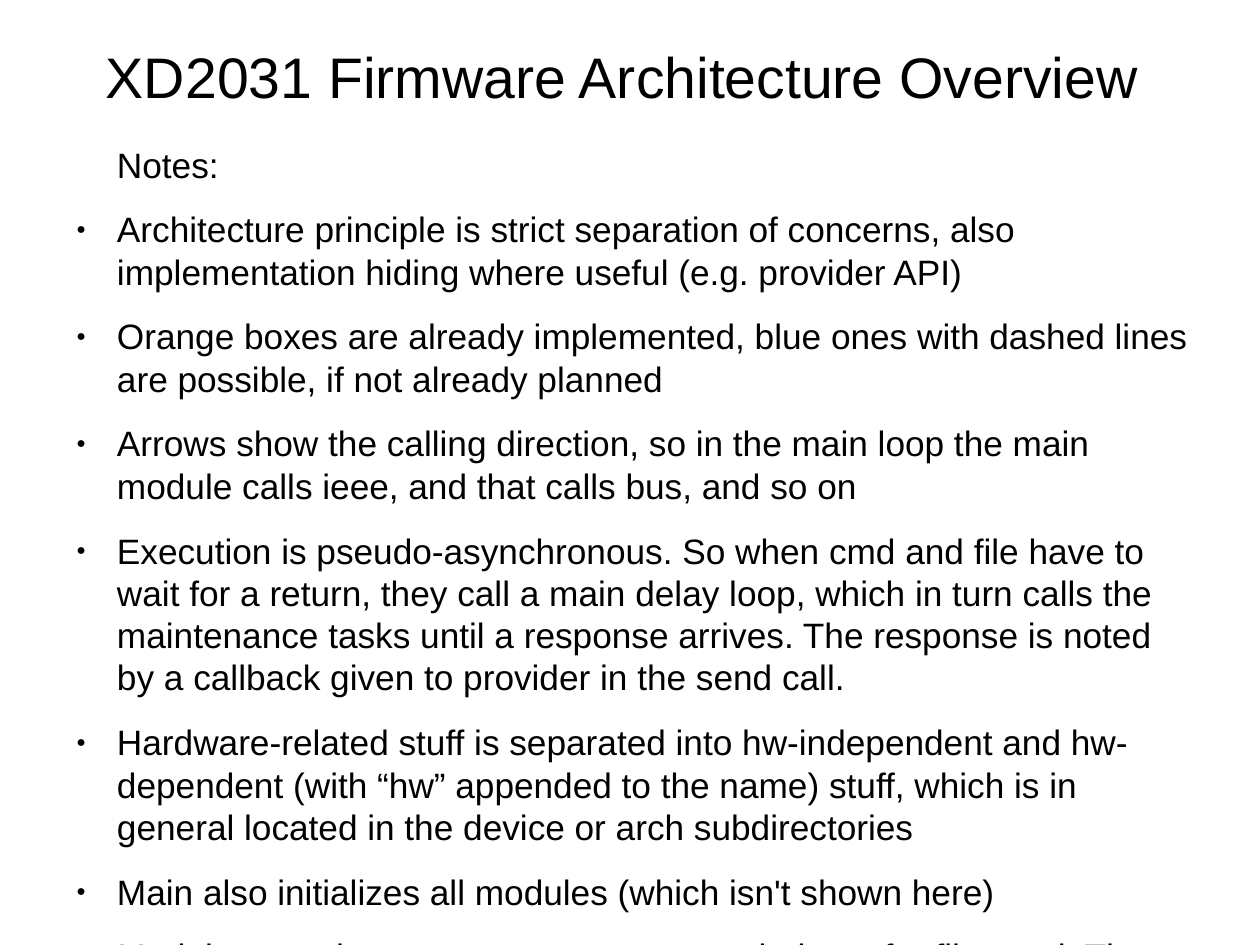
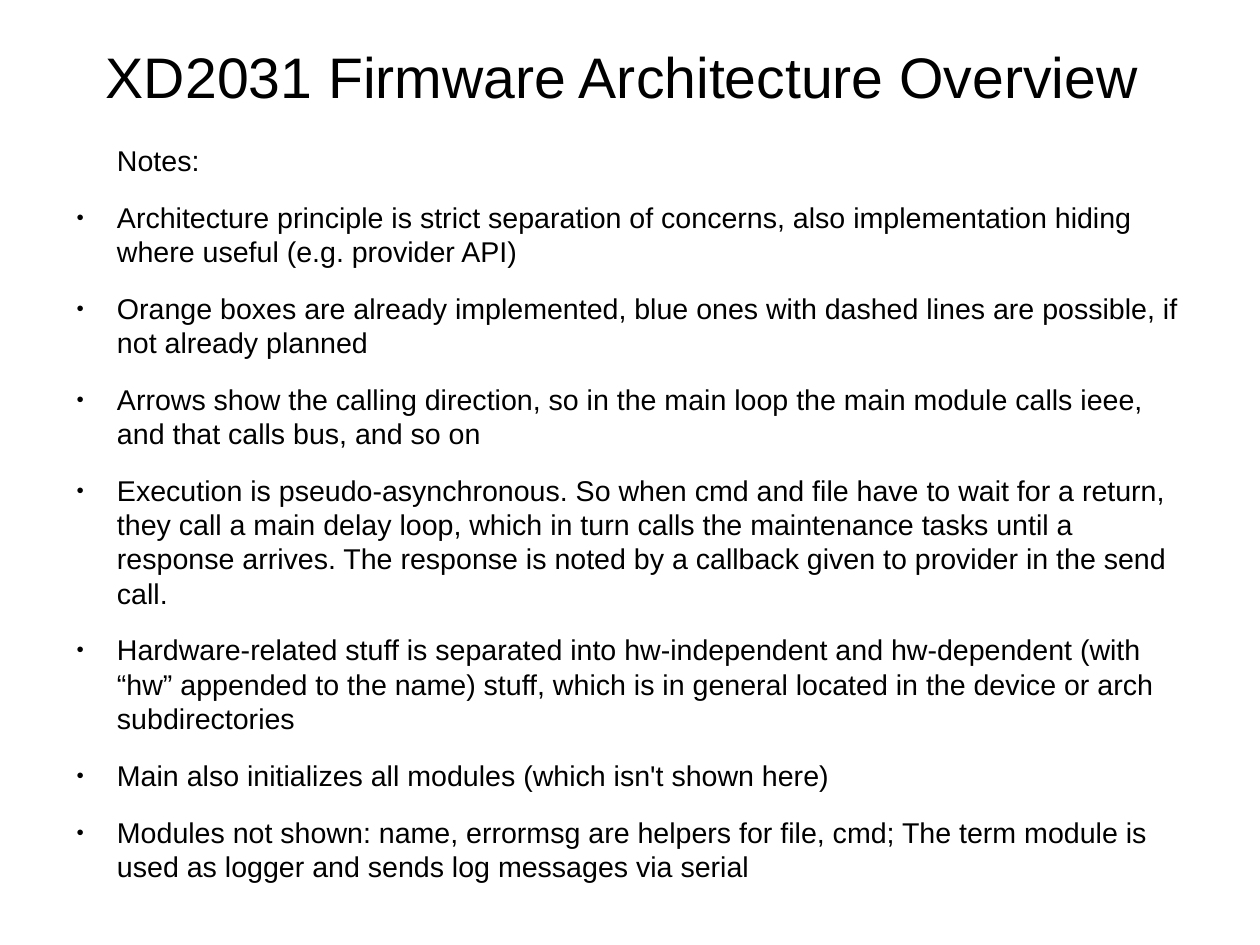
Before and after one commit to fachat/XD2031, a slide deck: slide 2 of docsrc/firmware overview.odp. Drawn at 1260x945 pixels with LibreOffice and Linux fonts; fonts in the diff are those of the drawing. Boxes give left, top, right and bottom in pixels: in the first picture for what was removed or moved away, otherwise in the second. Text is boxed around its words. In the diff, an @@ line names an element or a change of style, - is before the commit and + after.

```diff
--- a/docsrc/firmware overview.odp
+++ b/docsrc/firmware overview.odp
@@ text "Notes:" at [117,151,1177,882]: size 22.2 to 18 pt @@
```
Also in this commit, not shown: 2 other slides changed, 1 other file.
